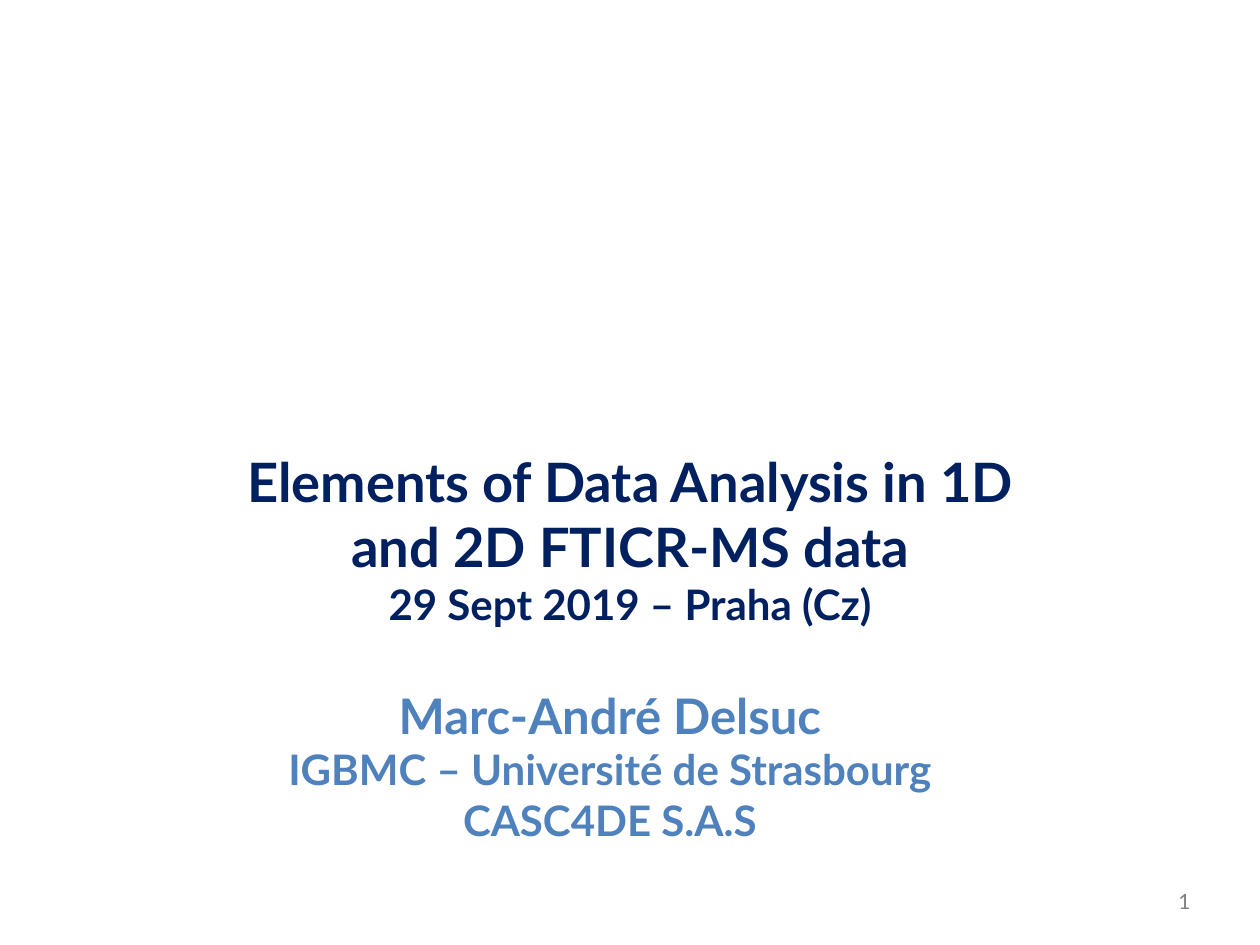
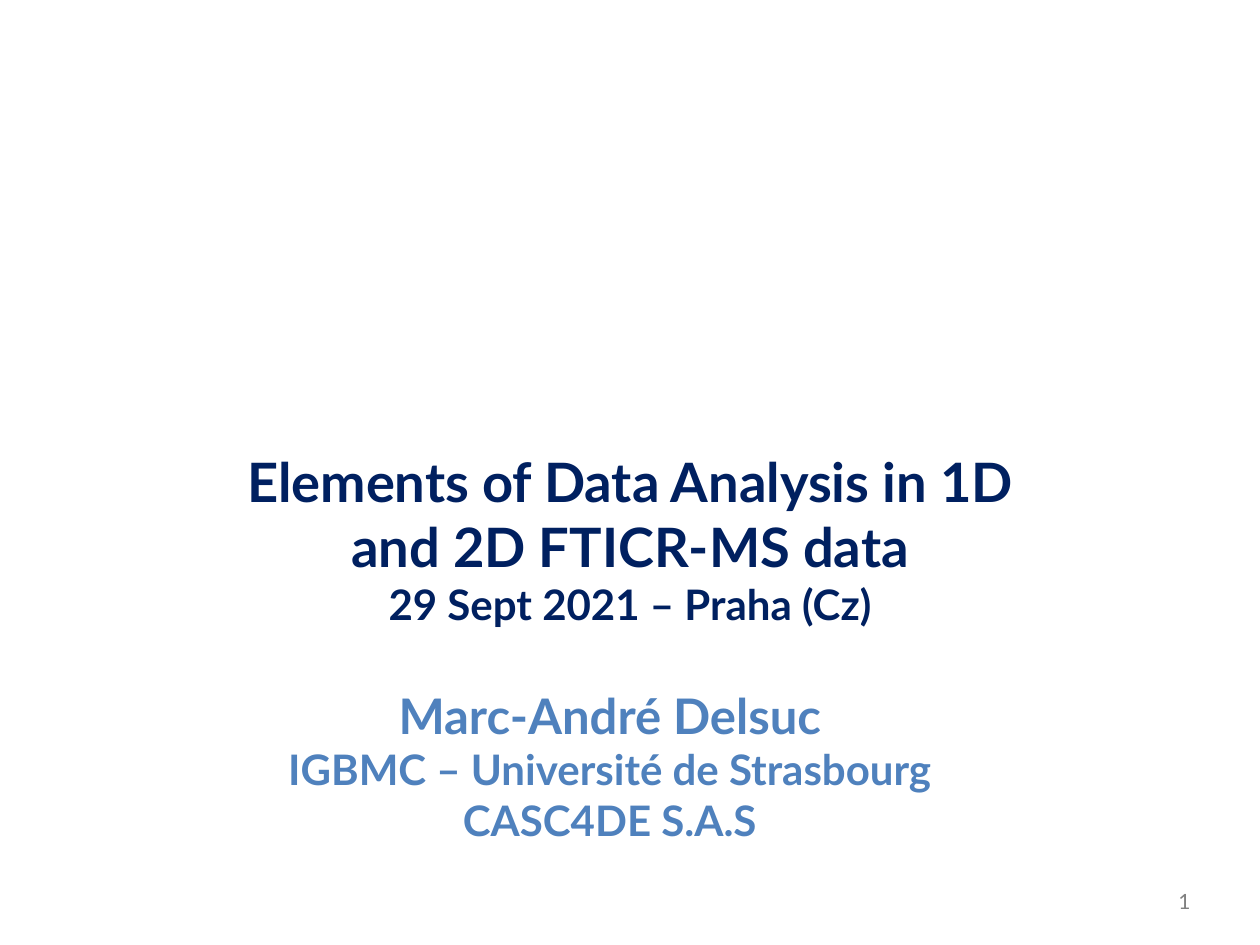
Before and after one commit to delsuc/2nd-AUS-FTICR, a slide deck: slide 1 of files/cover.pptx. Drawn at 1260x945 pixels with LibreOffice and Linux fonts; fonts in the diff are those of the drawing; background and template pictures are left out. Boxes give left, top, right and bottom in pixels: in the first picture for what was removed or moved away, otherwise in the second. Text is boxed around its words. In the diff, an @@ line names an element or a change of style, - is before the commit and + after.

Commit message:
correction of date on first slide.

```diff
--- a/files/cover.pptx
+++ b/files/cover.pptx
@@ text at (x1=389, y1=587, x2=871, y2=627): text changed @@
-29 Sept 2019 – Praha (Cz)
+29 Sept 2021 – Praha (Cz)
```
Also in this commit, not shown: 2 other files.
